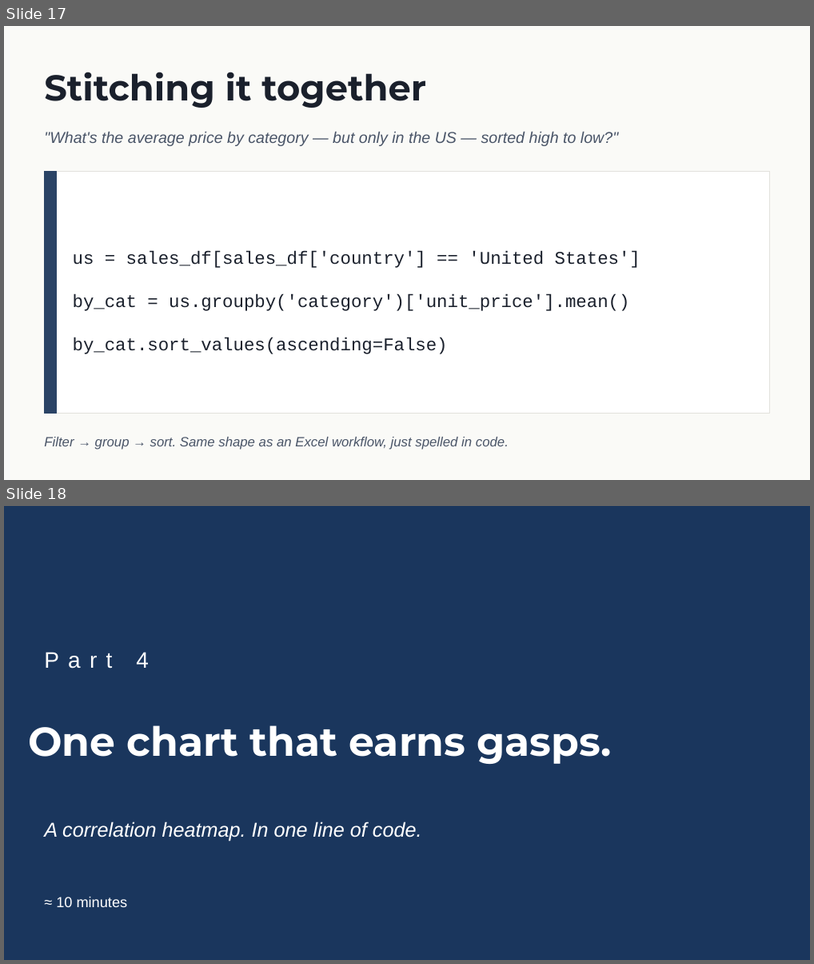
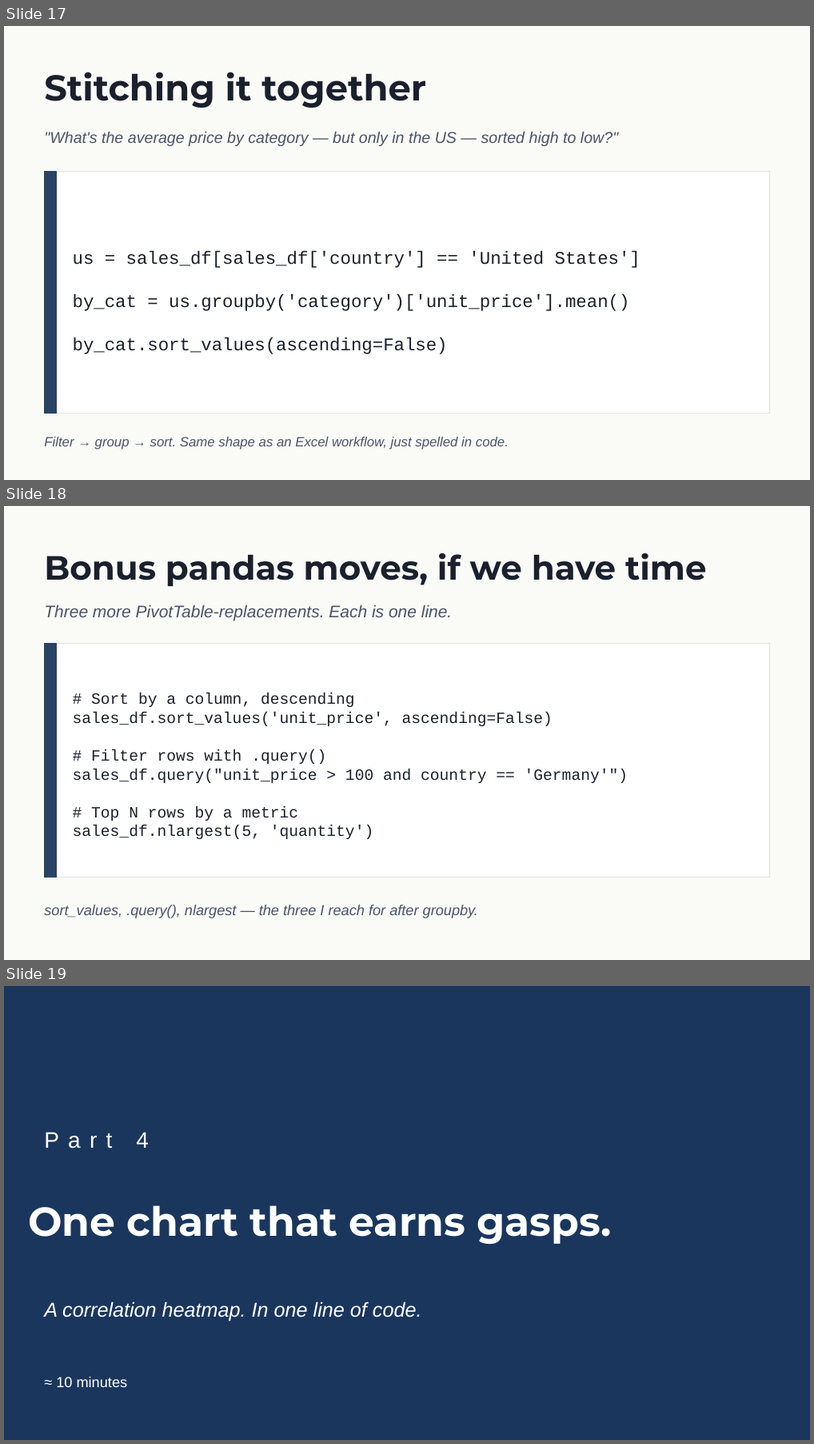
Before and after one commit to stringfestdata/python-in-excel-your-first-hour, a slide deck: python-in-excel-first-hour-deck.pptx. Shown one above the other, each under a label of ours: slides 17 and 18 before the commit, slides 17, 18 and 19 after it. The pictures are 814x964 and 814x1444 pixels, drawn with LibreOffice and Linux fonts; fonts in the diff are those of the drawing. Boxes give left, top, right and bottom in pixels: in the first picture for what was removed or moved away, otherwise in the second. Text is boxed around its words. In the diff, an @@ line names an element or a change of style, - is before the commit and + after.

```diff
--- a/python-in-excel-first-hour-deck.pptx
+++ b/python-in-excel-first-hour-deck.pptx
@@ slide 18 added at box(4, 506, 810, 960), background #FAFAF7 @@
@@ text added at box(44, 553, 707, 586), 30 pt, text #1A202C, bold @@
+Bonus pandas moves, if we have time
@@ text added at box(44, 605, 452, 620), 15 pt, text #4A5568, italic @@
+Three more PivotTable-replacements. Each is one line.
@@ rectangle added at box(44, 643, 770, 877), fill #FFFFFF, outline #E2E1DC 1 pt @@
@@ rectangle added at box(44, 643, 57, 877), fill #2A4365, outline #2A4365 1 pt @@
@@ text added at box(73, 693, 629, 839), 14 pt, text #1A202C @@
+# Sort by a column, descending
+sales_df.sort_values('unit_price', ascending=False)
+# Filter rows with .query()
+sales_df.query("unit_price > 100 and country == 'Germany'")
+# Top N rows by a metric
+sales_df.nlargest(5, 'quantity')
@@ text added at box(44, 904, 478, 918), 13 pt, text #4A5568, italic @@
+sort_values, .query(), nlargest — the three I reach for after groupby.
@@ what was slide 18 is now slide 19 @@
```
Also in this commit, not shown: 1 slide changed, 1 other slide added.
